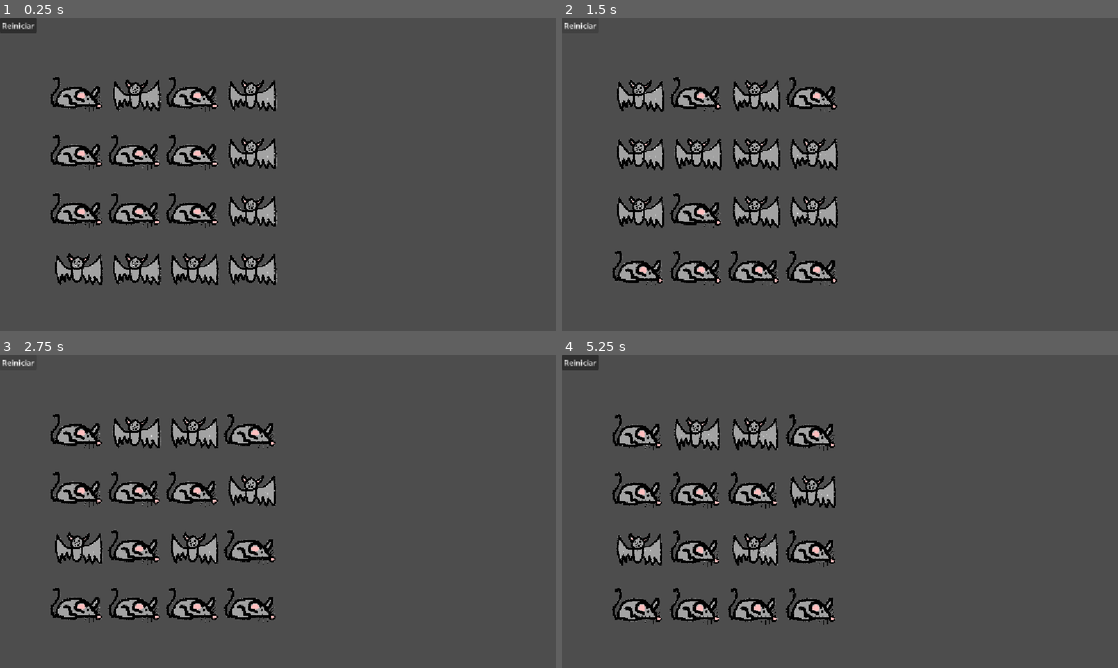
Above: before the commit, frames 1-4 (two rows, left to right).
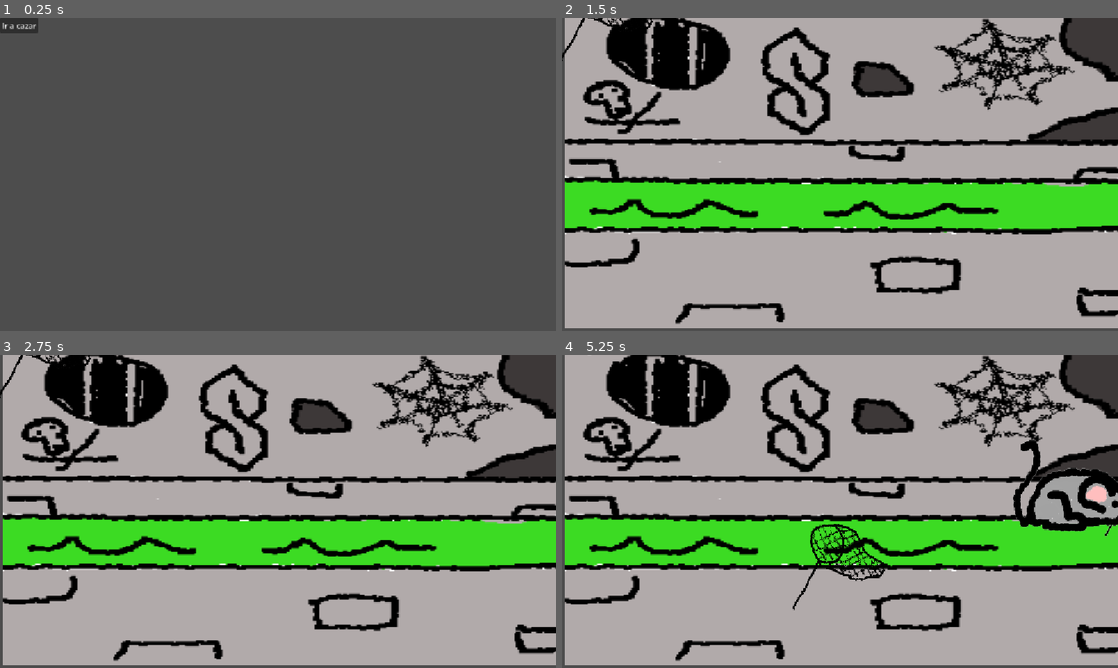
Above: after the commit, the same moments.

Repository: JoseEducaJcyl/Merge_game_proyect
Game: Godot game, scene res://scenes/laboratorio.tscn
Two runs of this game, one before a commit and one after it. Both use one fixed random seed, a clock stepped at 60 frames per second and the inputs below. Before the commit the project starts from res://scenes/Control.tscn.
Inputs (mouse positions are in pixels of both pictures, inside the frame that each line leads up to):
- Up to frame 1 (0.25 s): no input
- Up to frame 2 (1.5 s): click "Reiniciar" (after the commit: "Ir a cazar") at 0.5 s; click (578, 24) at 1.25 s, where only the run before the commit has a clickable "Reiniciar"
- Up to frame 3 (2.75 s): click (16, 361) at 2 s, where only the run before the commit has a clickable "Reiniciar"
- Up to frame 4 (5.25 s): move the mouse to (962, 495) at 2.77 s; move the mouse to (728, 527) at 3.52 s; move the mouse to (895, 442) at 4.27 s; move the mouse to (812, 574) at 5.02 s

The runs differ from the first frame. In frame 1, 9.1% of the frame differs, in the area x 0-50%, y 0-86%; in frame 2, 92%; in frame 3, 92%; in frame 4, 92%, in the area x 0-100%, y 0-100%.

Commit message:
Version 0.2

Diff:
--- a/project.godot
+++ b/project.godot
@@ -11,7 +11,7 @@
 [application]
 
 config/name="MergeGameProyect"
-run/main_scene="res://scenes/Control.tscn"
+run/main_scene="res://scenes/laboratorio.tscn"
 config/features=PackedStringArray("4.7", "Forward Plus")
 config/icon="res://assets/icon.svg"
 
--- /dev/null
+++ b/scenes/criatura.tscn
@@ -0,0 +1,15 @@
+[gd_scene format=3 uid="uid://db7puqh753crm"]
+
+[ext_resource type="Script" uid="uid://b04yg47txqw21" path="res://scripts/criatura.gd" id="1_bechy"]
+[ext_resource type="Texture2D" uid="uid://m366icx41qly" path="res://assets/rat.png" id="2_dgh8d"]
+
+[sub_resource type="CircleShape2D" id="CircleShape2D_57w8f"]
+
+[node name="Criatura" type="CharacterBody2D" unique_id=556189823]
+script = ExtResource("1_bechy")
+
+[node name="Sprite2D" type="Sprite2D" parent="." unique_id=1290889807]
+texture = ExtResource("2_dgh8d")
+
+[node name="CollisionShape2D" type="CollisionShape2D" parent="." unique_id=633214219]
+shape = SubResource("CircleShape2D_57w8f")
--- a/scenes/carta.tscn
+++ b/scenes/ficha.tscn
@@ -1,6 +1,6 @@
 [gd_scene format=3 uid="uid://c2ifgq0rwjee1"]
 
-[ext_resource type="Script" uid="uid://c40j4d4c6crqy" path="res://scripts/carta.gd" id="2_rx7pn"]
+[ext_resource type="Script" uid="uid://c40j4d4c6crqy" path="res://scripts/ficha.gd" id="2_rx7pn"]
 
 [node name="Carta" type="TextureRect" unique_id=484531048]
 custom_minimum_size = Vector2(100, 100)
--- a/scenes/Control.tscn
+++ b/scenes/laboratorio.tscn
@@ -1,7 +1,7 @@
 [gd_scene format=3 uid="uid://xmeiwfwi1dl4"]
 
-[ext_resource type="Script" uid="uid://b6eqv4yy6v7d2" path="res://scripts/carta_scene.gd" id="1_tgwut"]
-[ext_resource type="PackedScene" uid="uid://c2ifgq0rwjee1" path="res://scenes/carta.tscn" id="2_5twjh"]
+[ext_resource type="Script" uid="uid://b6eqv4yy6v7d2" path="res://scripts/laboratorio.gd" id="1_4sf5l"]
+[ext_resource type="PackedScene" uid="uid://c2ifgq0rwjee1" path="res://scenes/ficha.tscn" id="2_tjo2p"]
 
 [node name="Control" type="Control" unique_id=1086844992]
 layout_mode = 3
@@ -10,8 +10,8 @@
 anchor_bottom = 1.0
 grow_horizontal = 2
 grow_vertical = 2
-script = ExtResource("1_tgwut")
-carta_scene = ExtResource("2_5twjh")
+script = ExtResource("1_4sf5l")
+carta_scene = ExtResource("2_tjo2p")
 
 [node name="Camera2D" type="Control" parent="." unique_id=1083592917]
 anchors_preset = 0
@@ -21,6 +21,6 @@
 layout_mode = 1
 offset_right = 8.0
 offset_bottom = 8.0
-text = "Reiniciar"
+text = "Ir a cazar"
 
 [connection signal="pressed" from="Button" to="." method="_on_button_pressed"]
--- /dev/null
+++ b/scenes/minijuego.tscn
@@ -0,0 +1,35 @@
+[gd_scene format=3 uid="uid://dntf4u2723u3b"]
+
+[ext_resource type="Script" uid="uid://blpf0e7aysqpn" path="res://scripts/minijuego.gd" id="1_5isot"]
+[ext_resource type="PackedScene" uid="uid://72t3y84m4y5a" path="res://scenes/red.tscn" id="2_6v1p3"]
+[ext_resource type="PackedScene" uid="uid://c2mnaoautmeye" path="res://scenes/rata.tscn" id="2_w10iv"]
+[ext_resource type="PackedScene" uid="uid://c2pnn3u5lfpvr" path="res://scenes/murcielago.tscn" id="3_q1o3b"]
+[ext_resource type="Texture2D" uid="uid://dy0c1ngae0hlk" path="res://assets/sewers.png" id="6_sex33"]
+
+[sub_resource type="RectangleShape2D" id="RectangleShape2D_tu8vy"]
+size = Vector2(1150.5, 644)
+
+[node name="Minijuego" type="Node2D" unique_id=124031475]
+script = ExtResource("1_5isot")
+rata_scene = ExtResource("2_w10iv")
+murcielago_scene = ExtResource("3_q1o3b")
+
+[node name="StaticBody2D" type="StaticBody2D" parent="." unique_id=994165485]
+
+[node name="Sprite2D" type="Sprite2D" parent="StaticBody2D" unique_id=549329662]
+position = Vector2(1867.5355, 797.79065)
+scale = Vector2(3.2331922, 2.4684896)
+texture = ExtResource("6_sex33")
+centered = false
+offset = Vector2(-576, -324)
+
+[node name="CollisionShape2D" type="CollisionShape2D" parent="StaticBody2D" unique_id=1161375670]
+position = Vector2(577, 321)
+shape = SubResource("RectangleShape2D_tu8vy")
+
+[node name="Red" parent="." unique_id=724137205 instance=ExtResource("2_6v1p3")]
+position = Vector2(555, 328)
+
+[node name="Timer" type="Timer" parent="." unique_id=479403695]
+wait_time = 1.5
+autostart = true
--- /dev/null
+++ b/scenes/murcielago.tscn
@@ -0,0 +1,18 @@
+[gd_scene format=3 uid="uid://c2pnn3u5lfpvr"]
+
+[ext_resource type="Script" uid="uid://dbcy1gkcvpe8p" path="res://scripts/murcielago.gd" id="1_b72fc"]
+[ext_resource type="Texture2D" uid="uid://d0txp1d0mxijy" path="res://assets/bat.png" id="2_b72fc"]
+
+[sub_resource type="CircleShape2D" id="CircleShape2D_57w8f"]
+radius = 148.48569
+
+[node name="Murcielago" type="CharacterBody2D" unique_id=556189823 groups=["criatura"]]
+script = ExtResource("1_b72fc")
+
+[node name="Sprite2D" type="Sprite2D" parent="." unique_id=1290889807]
+position = Vector2(581, 301)
+texture = ExtResource("2_b72fc")
+
+[node name="CollisionShape2D" type="CollisionShape2D" parent="." unique_id=633214219]
+position = Vector2(573, 304)
+shape = SubResource("CircleShape2D_57w8f")
--- /dev/null
+++ b/scenes/rata.tscn
@@ -0,0 +1,18 @@
+[gd_scene format=3 uid="uid://c2mnaoautmeye"]
+
+[ext_resource type="Script" uid="uid://gxepb3hqs3ur" path="res://scripts/rata.gd" id="1_765ii"]
+[ext_resource type="Texture2D" uid="uid://m366icx41qly" path="res://assets/rat.png" id="2_l7pos"]
+
+[sub_resource type="CircleShape2D" id="CircleShape2D_57w8f"]
+radius = 171.35344
+
+[node name="Rata" type="CharacterBody2D" unique_id=556189823]
+script = ExtResource("1_765ii")
+
+[node name="Sprite2D" type="Sprite2D" parent="." unique_id=1290889807]
+position = Vector2(585, 309)
+texture = ExtResource("2_l7pos")
+
+[node name="CollisionShape2D" type="CollisionShape2D" parent="." unique_id=633214219]
+position = Vector2(566, 319)
+shape = SubResource("CircleShape2D_57w8f")
--- /dev/null
+++ b/scenes/red.tscn
@@ -0,0 +1,18 @@
+[gd_scene format=3 uid="uid://72t3y84m4y5a"]
+
+[ext_resource type="Script" uid="uid://bcbaudecax2bp" path="res://scripts/red.gd" id="1_8flnf"]
+[ext_resource type="Texture2D" uid="uid://dpnq78v47unu5" path="res://assets/net_capture.png" id="2_vskon"]
+
+[sub_resource type="CircleShape2D" id="CircleShape2D_gfuc7"]
+radius = 40.0
+
+[node name="Red" type="Area2D" unique_id=724137205]
+position = Vector2(536, 304)
+script = ExtResource("1_8flnf")
+
+[node name="Sprite2D" type="Sprite2D" parent="." unique_id=1047461833]
+texture = ExtResource("2_vskon")
+
+[node name="CollisionShape2D" type="CollisionShape2D" parent="." unique_id=2036995391]
+position = Vector2(37, -64)
+shape = SubResource("CircleShape2D_gfuc7")
--- a/scripts/carta_scene.gd
+++ /dev/null
@@ -1,39 +0,0 @@
-extends Control
-const COLUMNAS = 4
-const FILAS = 4
-const TAMANO_CELDA = 120 # El tamaño de cada hueco
-const MARGEN = 100 # Para que no empiece pegado a la esquina
-
-var cartas_en_tablero = {}
-@export var carta_scene: PackedScene
-
-func _ready():
-	# Llenamos el tablero al iniciar el juego
-	llenar_tablero_vacio()
-
-func llenar_tablero_vacio():
-	for col in range(COLUMNAS):
-		for fila in range(FILAS):
-			var id_celda = Vector2i(col, fila)
-			# Si la celda no tiene carta, creamos una
-			if not cartas_en_tablero.has(id_celda):
-				crear_carta_en_celda(id_celda)
-
-# Función auxiliar para no repetir código
-func crear_carta_en_celda(id_celda: Vector2i):
-	var nueva_carta = carta_scene.instantiate()
-
-	# Elige un ID aleatorio de los básicos
-	var ids_basicos = ["rata", "murcielago"]
-	nueva_carta.id_criatura = ids_basicos.pick_random()
-
-	nueva_carta.position = Vector2(MARGEN + id_celda.x * TAMANO_CELDA, MARGEN + id_celda.y * TAMANO_CELDA)
-	nueva_carta.actualizar_visuales()
-
-	cartas_en_tablero[id_celda] = nueva_carta
-	add_child(nueva_carta)
-
-
-func _on_button_pressed() -> void:
-	# Esto recarga la escena actual desde cero
-	get_tree().reload_current_scene()
--- /dev/null
+++ b/scripts/criatura.gd
@@ -0,0 +1,15 @@
+extends CharacterBody2D
+
+var velocidad = randf_range(150.0, 300.0)
+var direccion = Vector2.ZERO
+
+func _ready():
+	direccion = Vector2(randf_range(-1, 1), randf_range(-1, 1)).normalized()
+
+func _physics_process(delta):
+	velocity = direccion * velocidad
+	move_and_slide()
+
+	if get_slide_collision_count() > 0:
+		var collision = get_slide_collision(0)
+		direccion = direccion.bounce(collision.get_normal())
--- a/scripts/carta.gd
+++ b/scripts/ficha.gd
@@ -40,7 +40,7 @@
 	var fila_origen = int((carta_origen.position.y - escena_principal.MARGEN) / escena_principal.TAMANO_CELDA)
 	var celda_origen = Vector2i(col_origen, fila_origen)
 
-	# ¡LA MAGIA! Obtenemos la nueva criatura
+	# Obtenemos la nueva criatura
 	var nuevo_id = Recetas.obtener_resultado(self.id_criatura, data["id"])
 
 	# Cambiamos esta carta por la nueva criatura
--- /dev/null
+++ b/scripts/laboratorio.gd
@@ -0,0 +1,67 @@
+extends Control
+const COLUMNAS = 4
+const FILAS = 4
+const TAMANO_CELDA = 120 # El tamaño de cada hueco
+const MARGEN = 100 # Para que no empiece pegado a la esquina
+
+var cartas_en_tablero = {}
+@export var carta_scene: PackedScene
+
+func _ready():
+	print("He vuelto al laboratorio. Criaturas capturadas: ", Recetas.criaturas_capturadas)
+
+	if Recetas.criaturas_capturadas > 0:
+		generar_capturas_en_tablero()
+	else:
+		# Si no hay capturas, tablero vacío
+		pass
+
+func _on_ir_a_cazar_pressed():
+	get_tree().change_scene_to_file("res://minijuego.tscn")
+
+func llenar_tablero_vacio():
+	for col in range(COLUMNAS):
+		for fila in range(FILAS):
+			var id_celda = Vector2i(col, fila)
+			# Si la celda no tiene carta, creamos una
+			if not cartas_en_tablero.has(id_celda):
+				crear_carta_en_celda(id_celda)
+
+# Función auxiliar para no repetir código
+func crear_carta_en_celda(id_celda: Vector2i):
+	var nueva_carta = carta_scene.instantiate()
+
+	# Elige un ID aleatorio de los básicos
+	var ids_basicos = ["rata", "murcielago"]
+	nueva_carta.id_criatura = ids_basicos.pick_random()
+
+	nueva_carta.position = Vector2(MARGEN + id_celda.x * TAMANO_CELDA, MARGEN + id_celda.y * TAMANO_CELDA)
+	nueva_carta.actualizar_visuales()
+
+	cartas_en_tablero[id_celda] = nueva_carta
+	add_child(nueva_carta)
+
+
+func _on_button_pressed():
+	get_tree().change_scene_to_file("res://scenes/minijuego.tscn")
+
+func generar_capturas_en_tablero():
+	# Bucle que se repite tantas veces como bichos hayamos atrapado
+	for i in range(Recetas.criaturas_capturadas):
+
+		# Buscamos un hueco libre en la cuadrícula
+		var hueco_encontrado = false
+		for col in range(COLUMNAS):
+			for fila in range(FILAS):
+				var id_celda = Vector2i(col, fila)
+
+				# Si la celda está vacía, metemos una carta
+				if not cartas_en_tablero.has(id_celda):
+					crear_carta_en_celda(id_celda)
+					hueco_encontrado = true
+					break # Rompemos el bucle de filas
+			if hueco_encontrado:
+				break # Rompemos el bucle de columnas
+
+	# IMPORTANTE: Reseteamos el contador para que no se dupliquen al volver a entrar
+	Recetas.criaturas_capturadas = 0
--- /dev/null
+++ b/scripts/minijuego.gd
@@ -0,0 +1,36 @@
+extends Node2D
+
+@export var rata_scene: PackedScene
+@export var murcielago_scene: PackedScene
+var bichos_generados = 0
+const MAX_BICHOS = 7
+
+func _ready():
+	# Forzamos la conexión del Timer por código (a prueba de fallos)
+	$Timer.timeout.connect(_on_timer_timeout)
+
+func _on_timer_timeout():
+	if bichos_generados < MAX_BICHOS:
+		var bicho
+		if randi() % 2 == 0:
+			bicho = rata_scene.instantiate()
+		else:
+			bicho = murcielago_scene.instantiate()
+
+		# Genera en los bordes (X de -500 a 500, Y de -250 a 250)
+		var lado = randi() % 4
+		var pos_spawn = Vector2.ZERO
+		if lado == 0: pos_spawn = Vector2(randf_range(-500, 500), -250) # Arriba
+		elif lado == 1: pos_spawn = Vector2(randf_range(-500, 500), 250) # Abajo
+		elif lado == 2: pos_spawn = Vector2(-500, randf_range(-250, 250)) # Izquierda
+		else: pos_spawn = Vector2(500, randf_range(-250, 250)) # Derecha
+
+		bicho.position = pos_spawn
+		add_child(bicho)
+		bichos_generados += 1
+		print("Bicho generado en: ", pos_spawn) # Para ver en consola que funciona
+	else:
+		$Timer.stop()
+		print("Volviendo al laboratorio con ", Recetas.criaturas_capturadas, " criaturas.")
+		await get_tree().create_timer(2.0).timeout
+		get_tree().change_scene_to_file("res://scenes/laboratorio.tscn")
--- /dev/null
+++ b/scripts/murcielago.gd
@@ -0,0 +1,26 @@
+extends CharacterBody2D
+
+var velocidad = randf_range(150.0, 250.0)
+var direccion = Vector2.ZERO
+
+func _ready():
+	add_to_group("criatura") # <--- ESTA LÍNEA
+	direccion = Vector2(randf_range(-1, 1), randf_range(-1, 1)).normalized()
+	if direccion == Vector2.ZERO:
+		direccion = Vector2(1, 1).normalized()
+
+	# Hacemos que ignore las colisiones al nacer
+	set_collision_mask_value(1, false)
+
+	# Esperamos 0.5 segundos y volvemos a activar las colisiones
+	await get_tree().create_timer(0.5).timeout
+	set_collision_mask_value(1, true)
+
+func _physics_process(delta):
+	velocity = direccion * velocidad
+	move_and_slide()
+
+	# Si choca contra el fondo o las paredes
+	if get_slide_collision_count() > 0:
+		var collision = get_slide_collision(0)
+		direccion = direccion.bounce(collision.get_normal())
--- /dev/null
+++ b/scripts/rata.gd
@@ -0,0 +1,26 @@
+extends CharacterBody2D
+
+var velocidad = randf_range(150.0, 250.0)
+var direccion = Vector2.ZERO
+
+func _ready():
+	add_to_group("criatura") # <--- ESTA LÍNEA
+	direccion = Vector2(randf_range(-1, 1), randf_range(-1, 1)).normalized()
+	if direccion == Vector2.ZERO:
+		direccion = Vector2(1, 1).normalized()
+
+	# Hacemos que ignore las colisiones al nacer
+	set_collision_mask_value(1, false)
+
+	# Esperamos 0.5 segundos y volvemos a activar las colisiones
+	await get_tree().create_timer(0.5).timeout
+	set_collision_mask_value(1, true)
+
+func _physics_process(delta):
+	velocity = direccion * velocidad
+	move_and_slide()
+
+	# Si choca contra el fondo o las paredes
+	if get_slide_collision_count() > 0:
+		var collision = get_slide_collision(0)
+		direccion = direccion.bounce(collision.get_normal())
--- a/scripts/recetas.gd
+++ b/scripts/recetas.gd
@@ -1,5 +1,5 @@
 extends Node
-
+var criaturas_capturadas: int = 0
 # El diccionario de recetas. La clave es la combinación, el valor es el resultado.
 var recetas = {
 	"rata+murcielago": "rata_voladora",
--- /dev/null
+++ b/scripts/red.gd
@@ -0,0 +1,22 @@
+extends Area2D
+
+var puede_moverse = false
+
+func _ready():
+	# Nos aseguramos de que la red detecta a los cuerpos
+	monitoring = true
+	global_position = Vector2(0, 0)
+	body_entered.connect(_on_body_entered)
+
+	await get_tree().create_timer(0.1).timeout
+	puede_moverse = true
+
+func _process(_delta):
+	if puede_moverse:
+		global_position = get_global_mouse_position()
+
+func _on_body_entered(body):
+	if body.is_in_group("criatura"):
+		Recetas.criaturas_capturadas += 1
+		print("¡Atrapado! Llevas: ", Recetas.criaturas_capturadas)
+		body.queue_free()
Binary file added: assets/net_capture.png
Not shown, added: assets/net_capture.png.import
Binary file added: assets/sewers.png
Not shown, added: assets/sewers.png.import
Not shown, added: scripts/criatura.gd.uid
Renamed: scripts/carta.gd.uid -> scripts/ficha.gd.uid
Renamed: scripts/carta_scene.gd.uid -> scripts/laboratorio.gd.uid
Not shown, added: scripts/minijuego.gd.uid
Not shown, added: scripts/murcielago.gd.uid
Not shown, added: scripts/rata.gd.uid
Not shown, added: scripts/red.gd.uid
